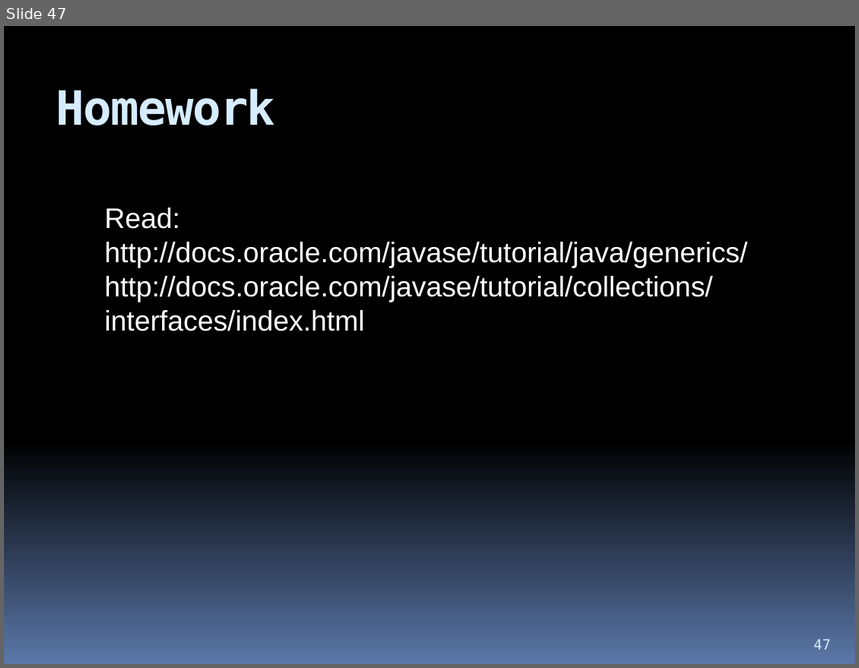
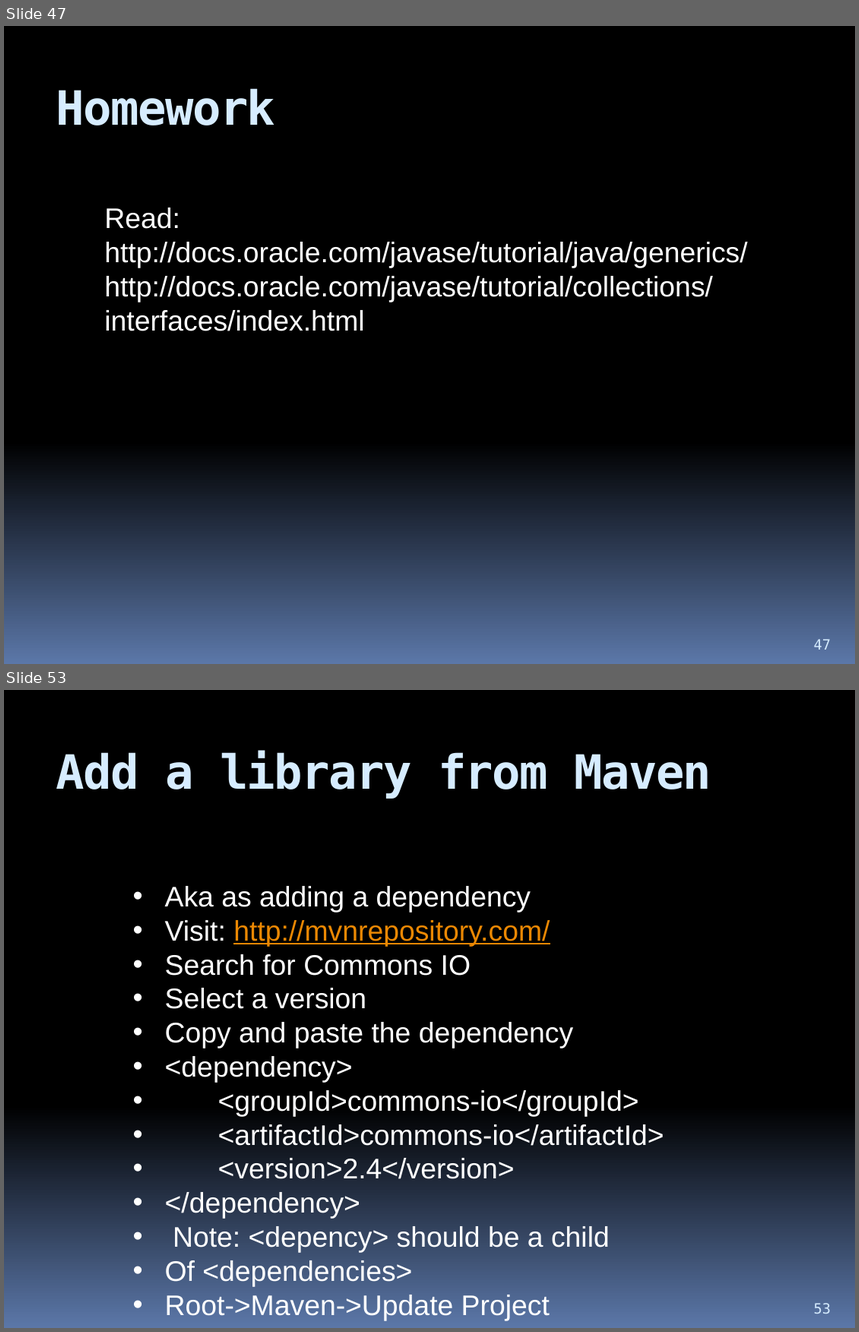
Before and after one commit to hchan/comp2613, a slide deck: coursePresentation.pptx. Shown one above the other, each under a label of ours: slide 47 before the commit, slides 47 and 53 after it; the slides between them are not shown. The pictures are 859x668 and 859x1332 pixels, drawn with LibreOffice and Linux fonts; fonts in the diff are those of the drawing. Boxes give left, top, right and bottom in pixels: in the first picture for what was removed or moved away, otherwise in the second. Text is boxed around its words. In the diff, an @@ line names an element or a change of style, - is before the commit and + after.

```diff
--- a/coursePresentation.pptx
+++ b/coursePresentation.pptx
@@ slide 53 added at [4, 690, 855, 1328], background gradient #000000 to #5B77A8 @@
@@ title added at [56, 751, 712, 799], 40 pt, text #D6ECFF, bold @@
+Add a library from Maven
@@ text added at [165, 886, 664, 1321], 24 pt, text #FFFFFF @@
+• Aka as adding a dependency
+• Visit: http://mvnrepository.com/
+• Search for Commons IO
+• Select a version
+• Copy and paste the dependency
+• <dependency>
+• <groupId>commons-io</groupId>
+• <artifactId>commons-io</artifactId>
+• <version>2.4</version>
+• </dependency>
+• Note: <depency> should be a child
+• Of <dependencies>
+• Root->Maven->Update Project
@@ page number added at [814, 1303, 831, 1314], 12 pt, text #D6ECFF @@
+53
```
Also in this commit, not shown: 7 other slides added, 1 other file.
